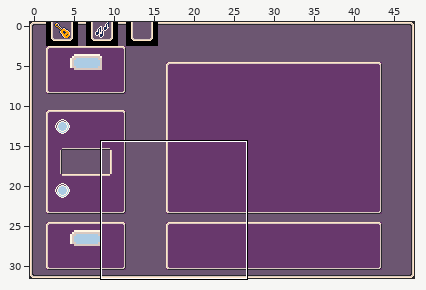
Two states of a LDtk project, tiny-cli/src/main/resources/sfx/sfx-editor.ldtk. The picture above shows the old version from afar; the outline marks the close-up.
Close-up. The starting point:
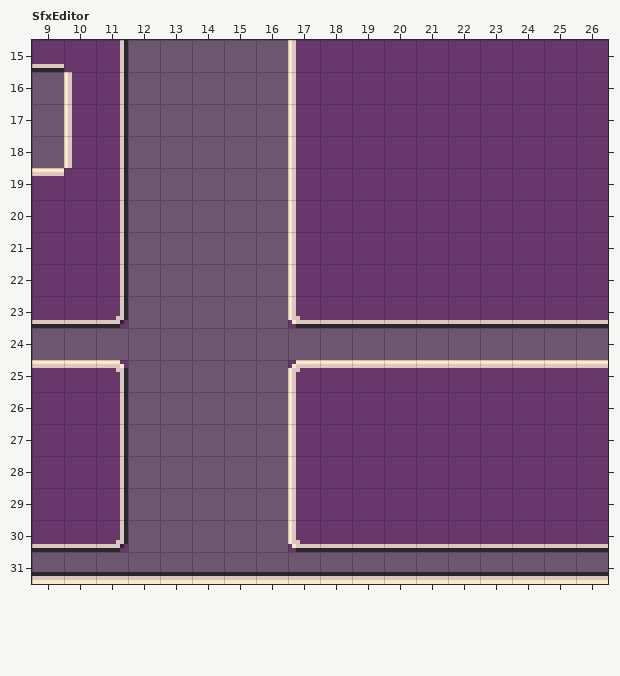
Cells are 8x8 px. Shown: SfxEditor x 9..26, y 15..31. The commit also changed other parts of the map, which this record leaves out.
The result:
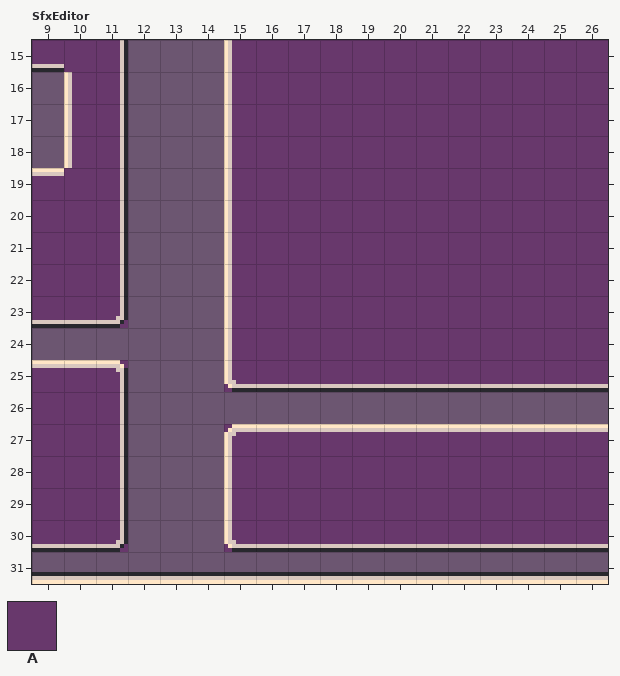
Key: from "WidgetBorder": A 1.
_ is an empty cell.
Tiles replaced or removed in this view: A.
Message: Fix display of sfx widget
Edits made:
Changed rows in their new state; . is an unchanged cell.
Layer "WidgetBorder":
first column x 15:
15 AA..........
16 AA..........
17 AA..........
18 AA..........
19 AA..........
20 AA..........
21 AA..........
22 AA..........
23 AA..........
24 AAAAAAAAAAAA
25 AA..........
26 ..__________
27 AA..........
28 AA..........
29 AA..........
30 AA..........
